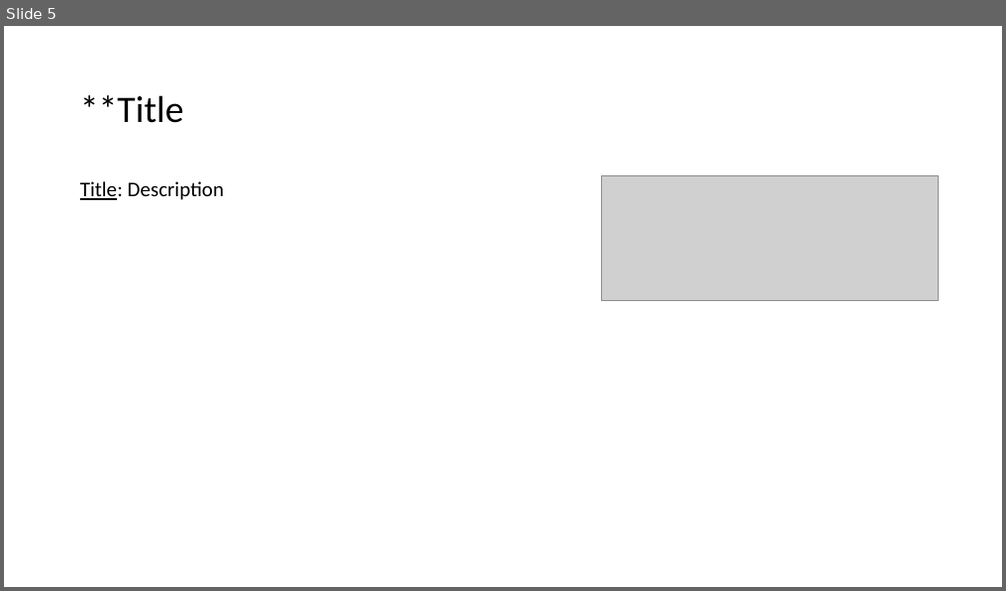
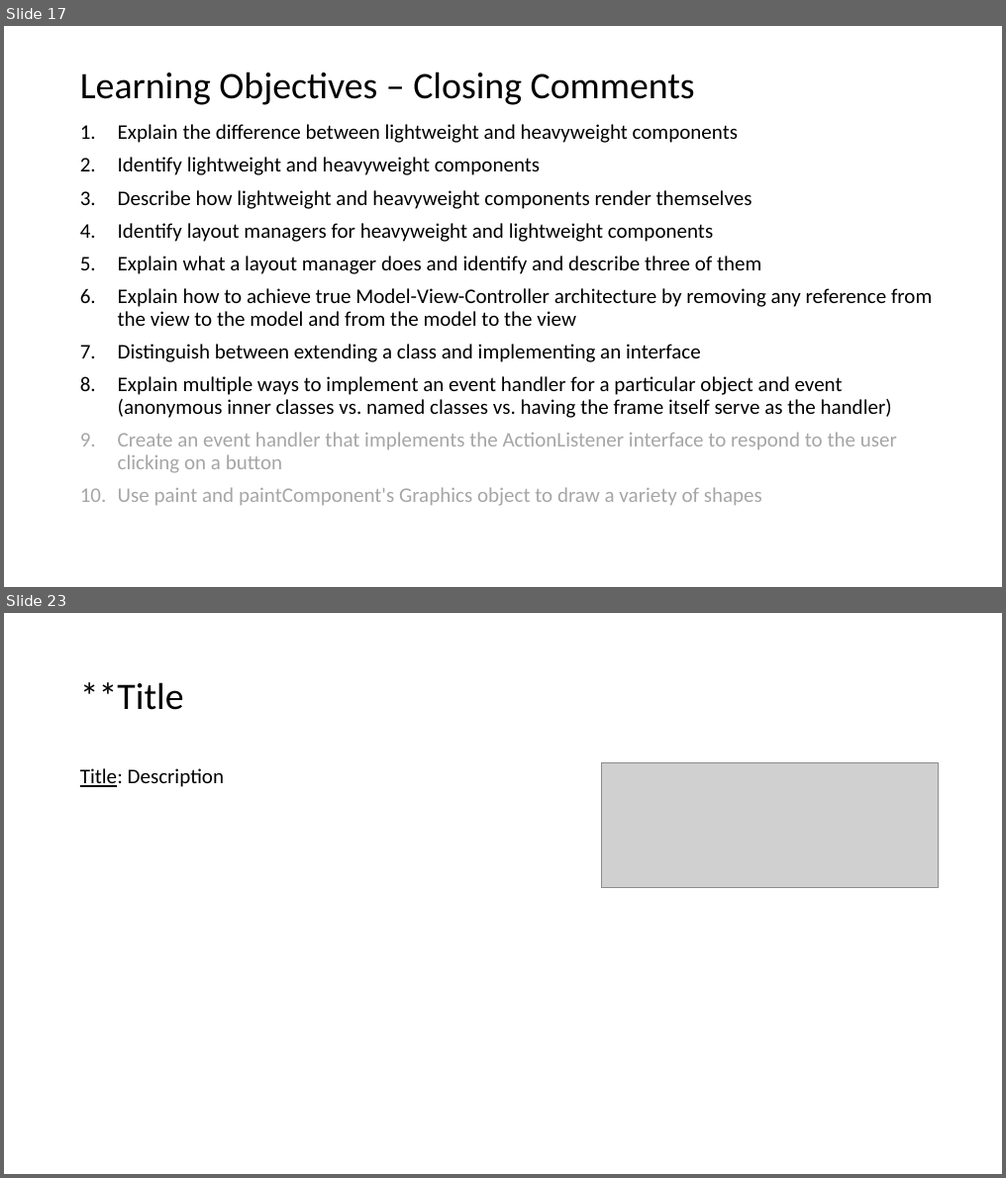
Before and after one commit to EricJPogue/www-epogue-info, a slide deck: CPSC-24500/Week03/2017SpringW03Slides.pptx. Shown one above the other, each under a label of ours: slide 5 before the commit, slides 17 and 23 after it; the slides between them are not shown. The pictures are 1006x591 and 1006x1178 pixels, drawn with LibreOffice and Linux fonts; fonts in the diff are those of the drawing; grey boxes stand for pictures. Boxes give left, top, right and bottom in pixels: in the first picture for what was removed or moved away, otherwise in the second. Text is boxed around its words. In the diff, an @@ line names an element or a change of style, - is before the commit and + after.

```diff
--- a/CPSC-24500/Week03/2017SpringW03Slides.pptx
+++ b/CPSC-24500/Week03/2017SpringW03Slides.pptx
@@ slide 17 added at (x1=4, y1=26, x2=1002, y2=587), background #FFFFFF @@
@@ title added at (x1=80, y1=72, x2=695, y2=105), 36 pt, text #000000 @@
+Learning Objectives – Closing Comments
@@ text added at (x1=118, y1=124, x2=932, y2=506), 20 pt, text #000000 @@
+1. Explain the difference between lightweight and heavyweight components
+2. Identify lightweight and heavyweight components
+3. Describe how lightweight and heavyweight components render themselves
+4. Identify layout managers for heavyweight and lightweight components
+5. Explain what a layout manager does and identify and describe three of them
+6. Explain how to achieve true Model-View-Controller architecture by removing any reference from the view to the model and from the model to the view
+7. Distinguish between extending a class and implementing an interface
+8. Explain multiple ways to implement an event handler for a particular object and event (anonymous inner classes vs. named classes vs. having the frame itself serve as the handler)
+9. Create an event handler that implements the ActionListener interface to respond to the user clicking on a button
+10. Use paint and paintComponent's Graphics object to draw a variety of shapes
@@ what was slide 5 is now slide 23 @@
```
Also in this commit, not shown: 4 slides changed, 16 other slides added, 9 slides removed, 5 other files.
